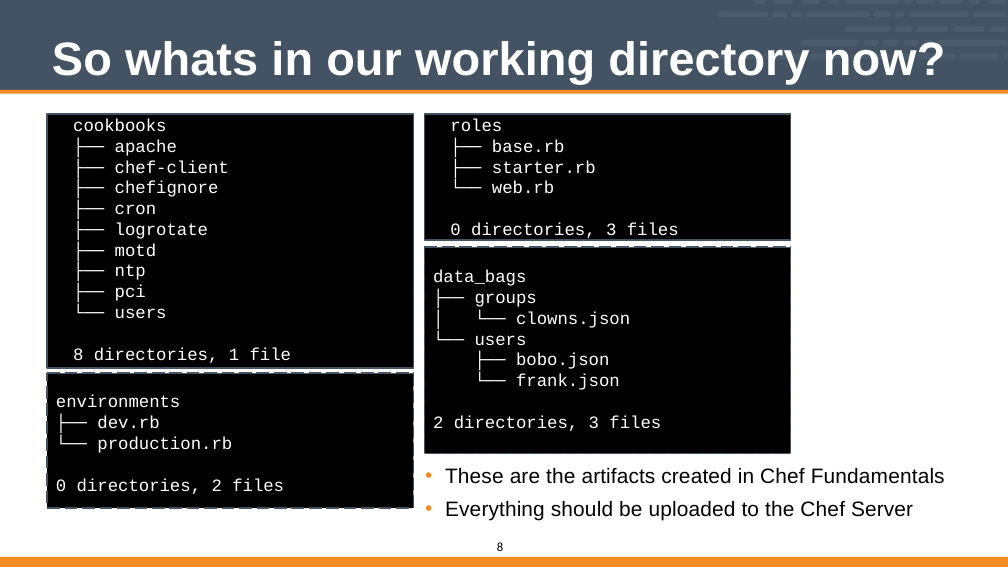
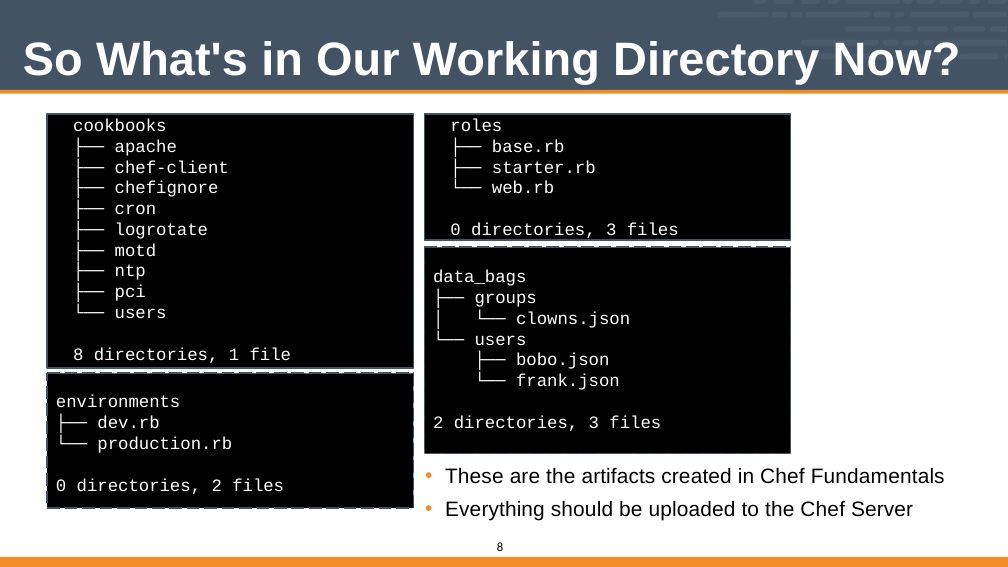
Before and after one commit to vinyar/chef-intermediate, a slide deck: slide 8 of Modules/02-Chef_Intermediate.pptx. Drawn at 1008x567 pixels with LibreOffice and Linux fonts; fonts in the diff are those of the drawing. Boxes give left, top, right and bottom in pixels: in the first picture for what was removed or moved away, otherwise in the second. Text is boxed around its words. In the diff, an @@ line names an element or a change of style, - is before the commit and + after.

Commit message:
Fixed code and other text formatting

```diff
--- a/Modules/02-Chef_Intermediate.pptx
+++ b/Modules/02-Chef_Intermediate.pptx
@@ title at [23, 41, 961, 85]: text changed @@
-So whats in our working directory now?
+So What's in Our Working Directory Now?
```
Also in this commit, not shown: 23 other slides changed.
